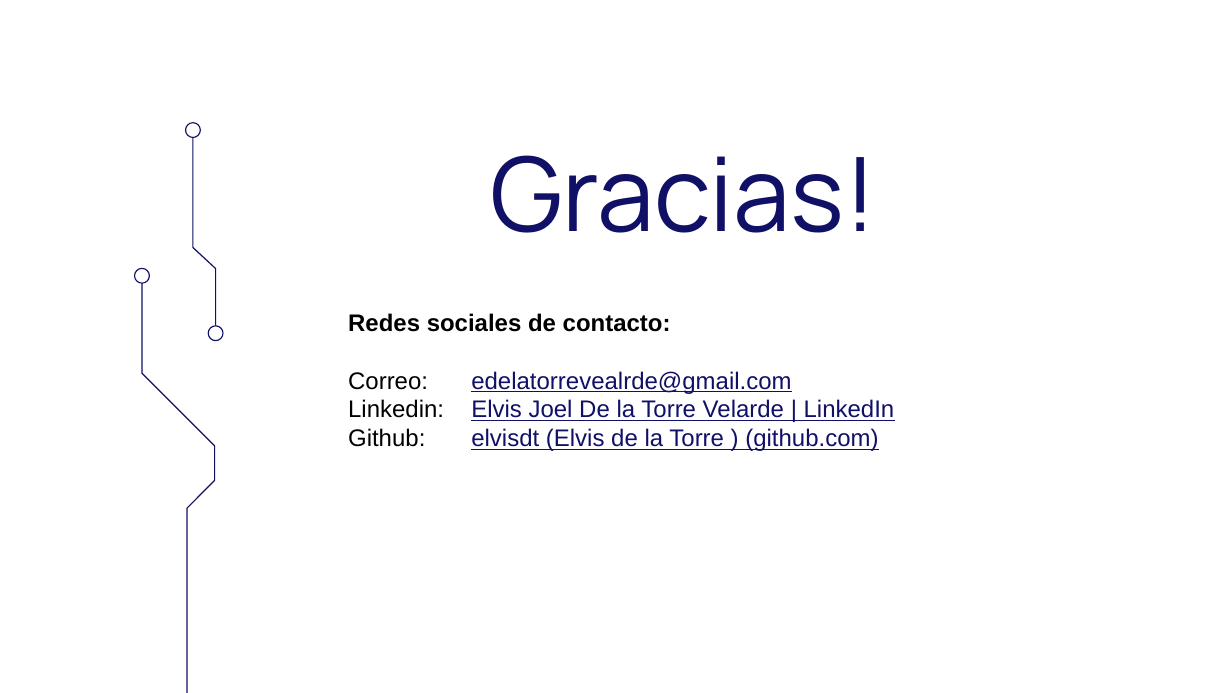
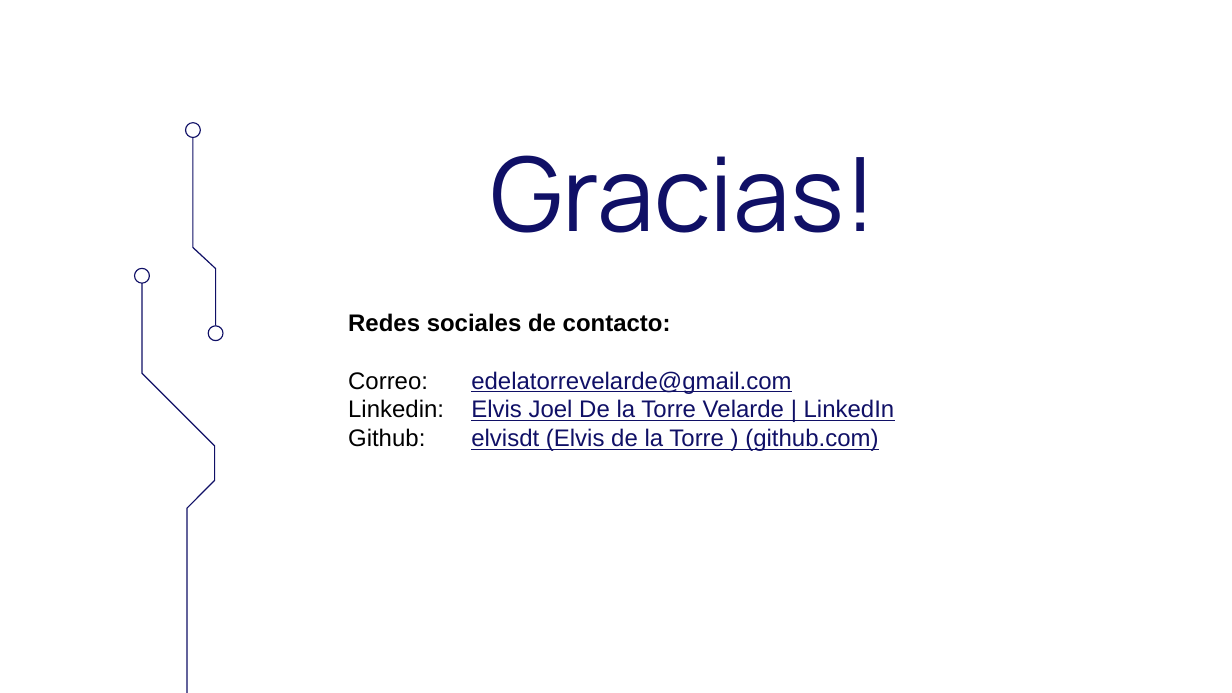
Before and after one commit to elvisdt/taller_freeRTOS, a slide deck: slide 12 of freertos.pptx. Drawn at 1232x693 pixels with LibreOffice and Linux fonts; fonts in the diff are those of the drawing. Boxes give left, top, right and bottom in pixels: in the first picture for what was removed or moved away, otherwise in the second. Text is boxed around its words. In the diff, an @@ line names an element or a change of style, - is before the commit and + after.

Commit message:
update ppt

```diff
--- a/freertos.pptx
+++ b/freertos.pptx
@@ text at (x1=348, y1=371, x2=791, y2=394): text changed @@
-Correo: edelatorrevealrde@gmail.com
+Correo: edelatorrevelarde@gmail.com
```
